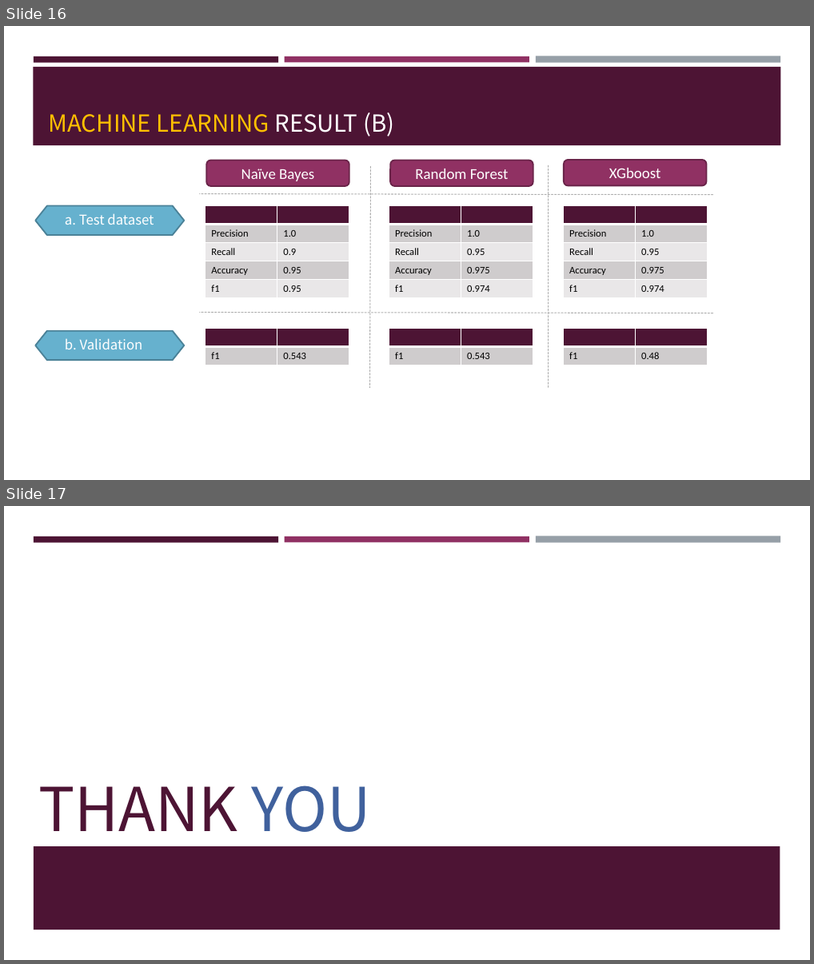
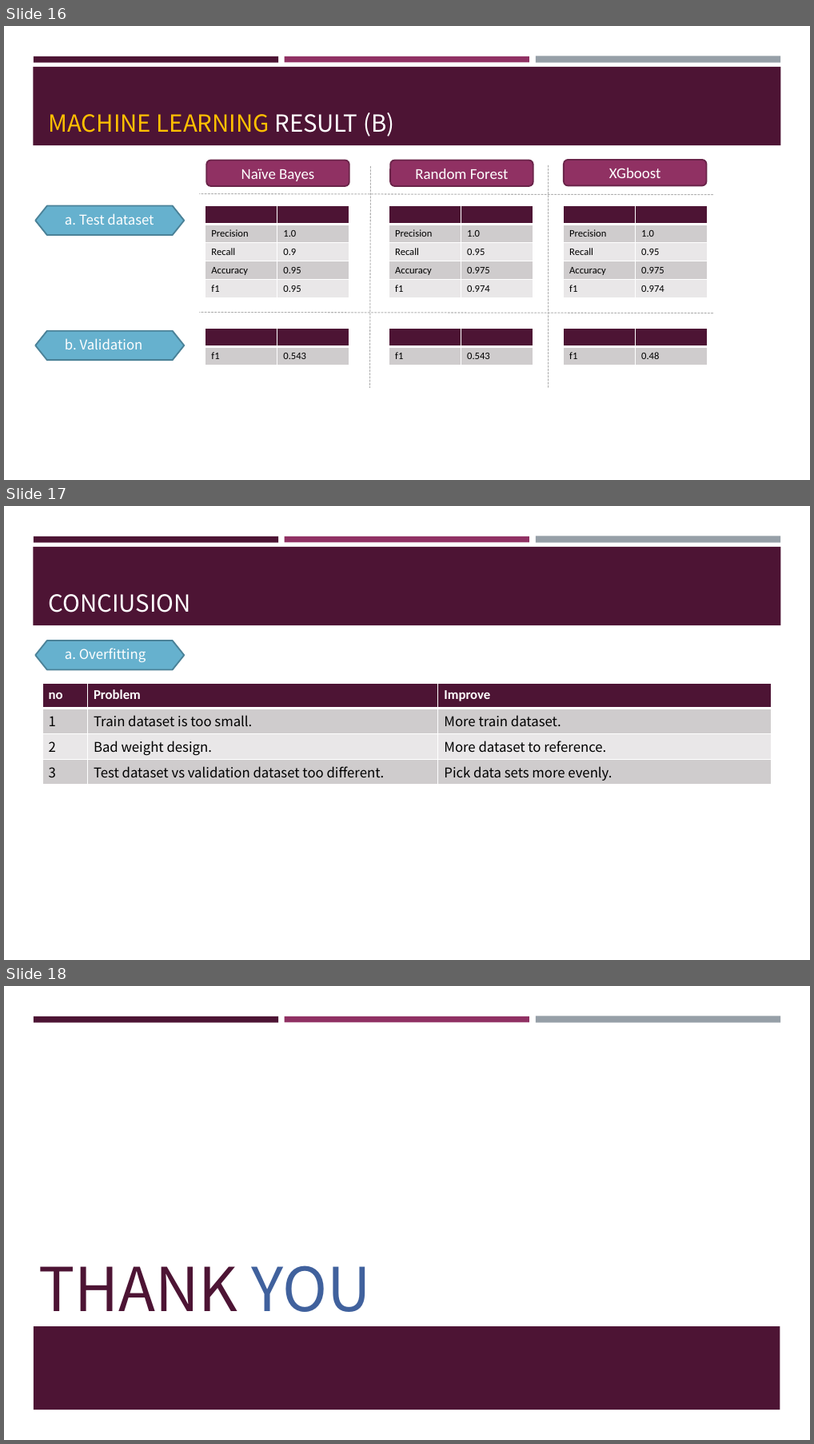
Before and after one commit to frankye1000/NYCU-DigitalMedicine, a slide deck: Case_Presentation_1/ppt/case1.pptx. Shown one above the other, each under a label of ours: slides 16 and 17 before the commit, slides 16, 17 and 18 after it. The pictures are 814x964 and 814x1444 pixels, drawn with LibreOffice and Linux fonts; fonts in the diff are those of the drawing. Boxes give left, top, right and bottom in pixels: in the first picture for what was removed or moved away, otherwise in the second. Text is boxed around its words. In the diff, an @@ line names an element or a change of style, - is before the commit and + after.

Commit message:
PPT add conciusion

```diff
--- a/Case_Presentation_1/ppt/case1.pptx
+++ b/Case_Presentation_1/ppt/case1.pptx
@@ slide 17 added at (4, 506, 810, 960), background #FFFFFF; not listed: 4 template elements that a slide beside it also shows @@
@@ title added at (49, 594, 191, 612), 28 pt, text #FFFFFF @@
+CONCIUSION
@@ hexagon added at (35, 640, 184, 669), fill #66B1CE, outline #4B8398 1.75 pt @@
@@ text added at (65, 648, 146, 662), 16 pt, text #FFFFFF @@
+a. Overfitting
@@ table added at (42, 684, 773, 784), 4 rows, 3 columns @@
+no | Problem | Improve
+1 | Train dataset is too small. | More train dataset.
+2 | Bad weight design. | More dataset to reference.
+3 | Test dataset vs validation dataset too different. | Pick data sets more evenly.
@@ what was slide 17 is now slide 18 @@
```
Also in this commit, not shown: 2 slides changed, 1 other file.
